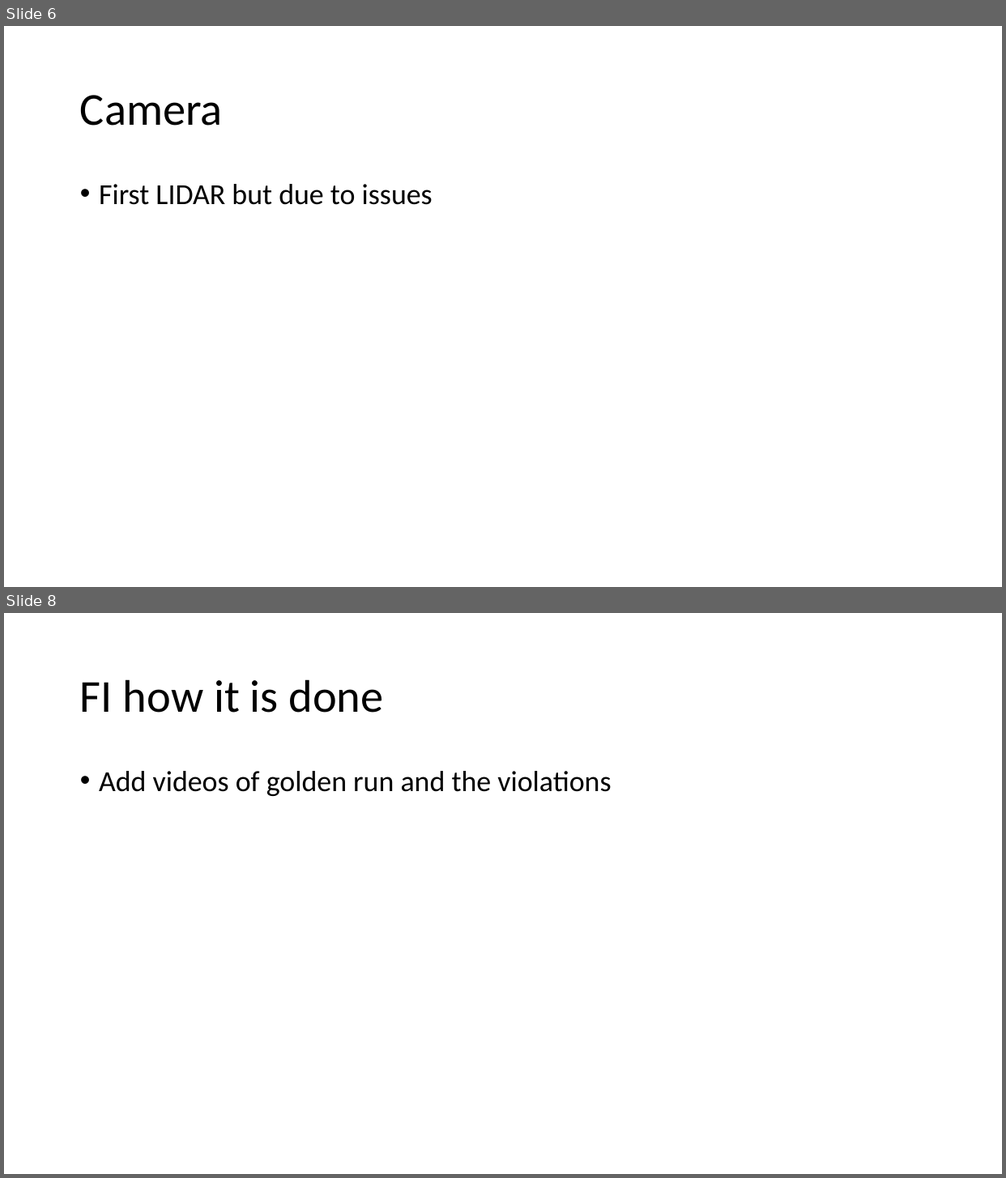
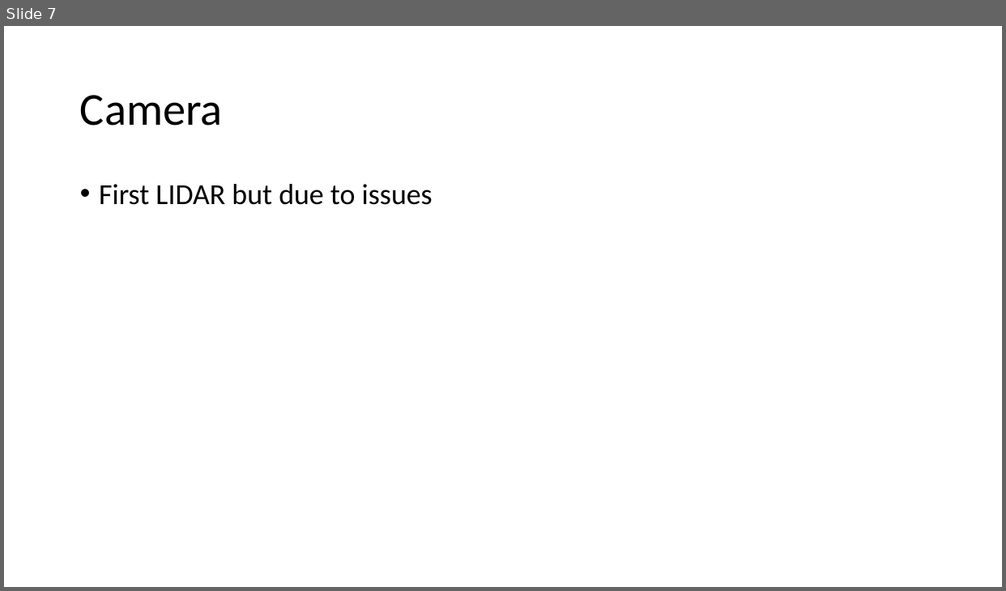
Before and after one commit to grep-aarkash/EECE-571K-Dependable-systems-project, a slide deck: Research/Presentation1.pptx. Shown one above the other, each under a label of ours: slides 6 and 8 before the commit, slide 7 after it; the slides between them are not shown. The pictures are 1006x1178 and 1006x591 pixels, drawn with LibreOffice and Linux fonts; fonts in the diff are those of the drawing. Boxes give left, top, right and bottom in pixels: in the first picture for what was removed or moved away, otherwise in the second. Text is boxed around its words. In the diff, an @@ line names an element or a change of style, - is before the commit and + after.

```diff
--- a/Research/Presentation1.pptx
+++ b/Research/Presentation1.pptx
@@ slide 8 removed at (4,613,1002,1174), background #FFFFFF @@
@@ title removed at (80,679,383,713) @@
-FI how it is done
@@ text removed at (99,771,611,796) @@
-• Add videos of golden run and the violations
@@ what was slide 6 is now slide 7 @@
```
Also in this commit, not shown: 2 slides changed, 8 slides added, 2 other slides removed.
